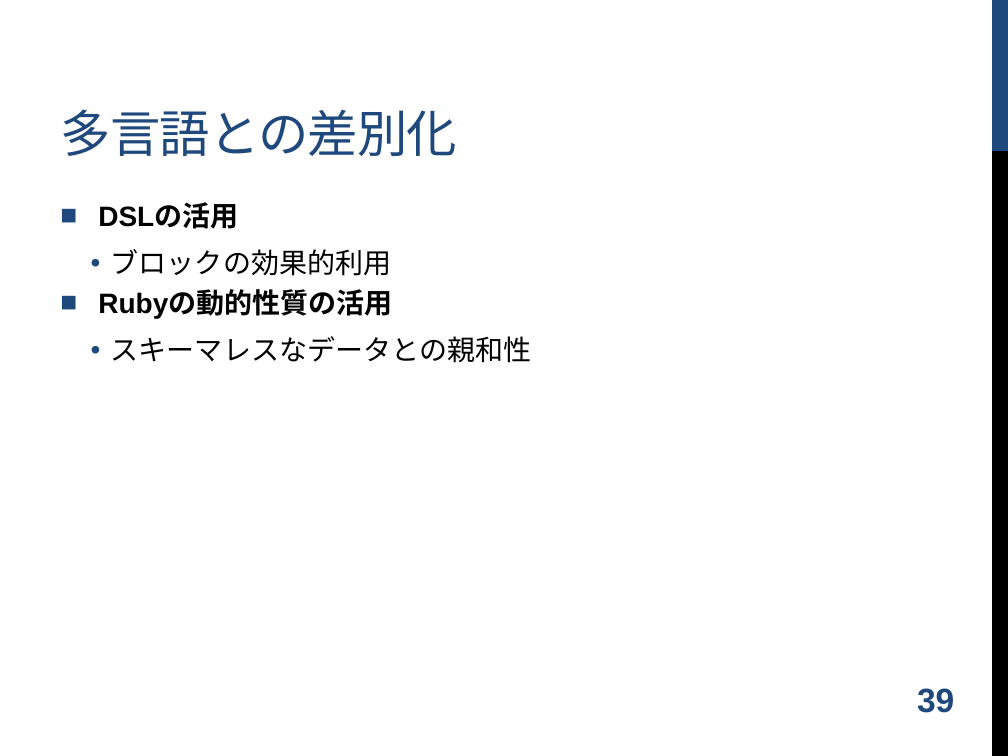
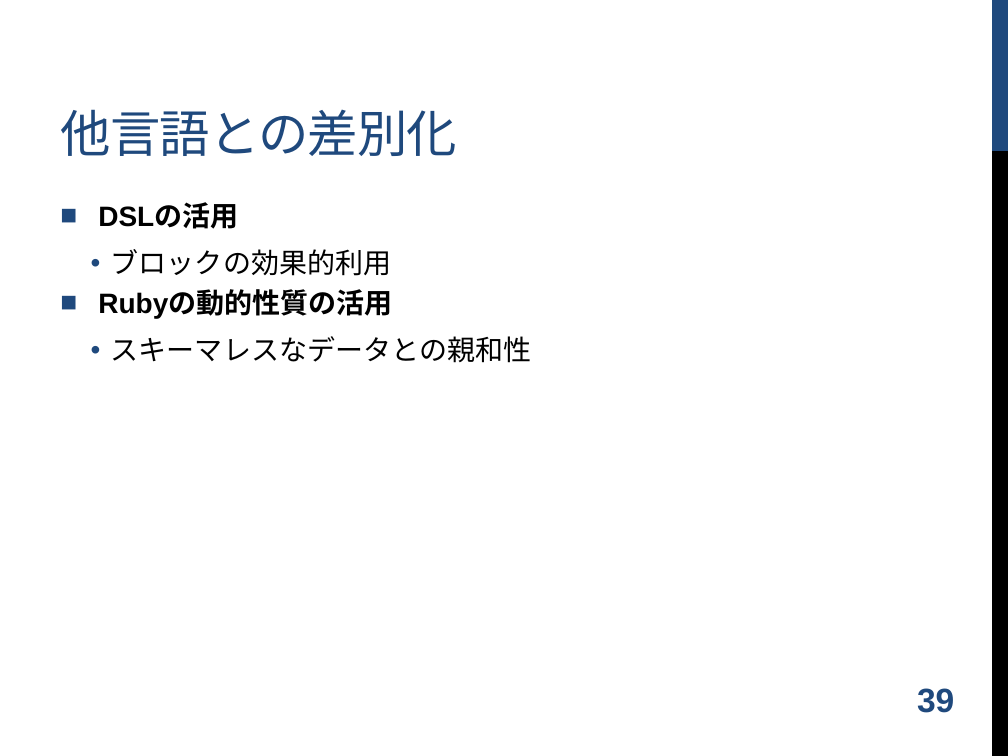
Before and after one commit to shugo/DCW2016, a slide deck: slide 40 of ruby_data_analysis.pptx. Drawn at 1008x756 pixels with LibreOffice and Linux fonts; fonts in the diff are those of the drawing; background and template pictures are left out. Boxes give left, top, right and bottom in pixels: in the first picture for what was removed or moved away, otherwise in the second. Text is boxed around its words. In the diff, an @@ line names an element or a change of style, - is before the commit and + after.

```diff
--- a/ruby_data_analysis.pptx
+++ b/ruby_data_analysis.pptx
@@ title at (60, 109, 457, 156): text changed @@
-多言語との差別化
+他言語との差別化
```
Also in this commit, not shown: 7 other slides changed, 2 other files.
